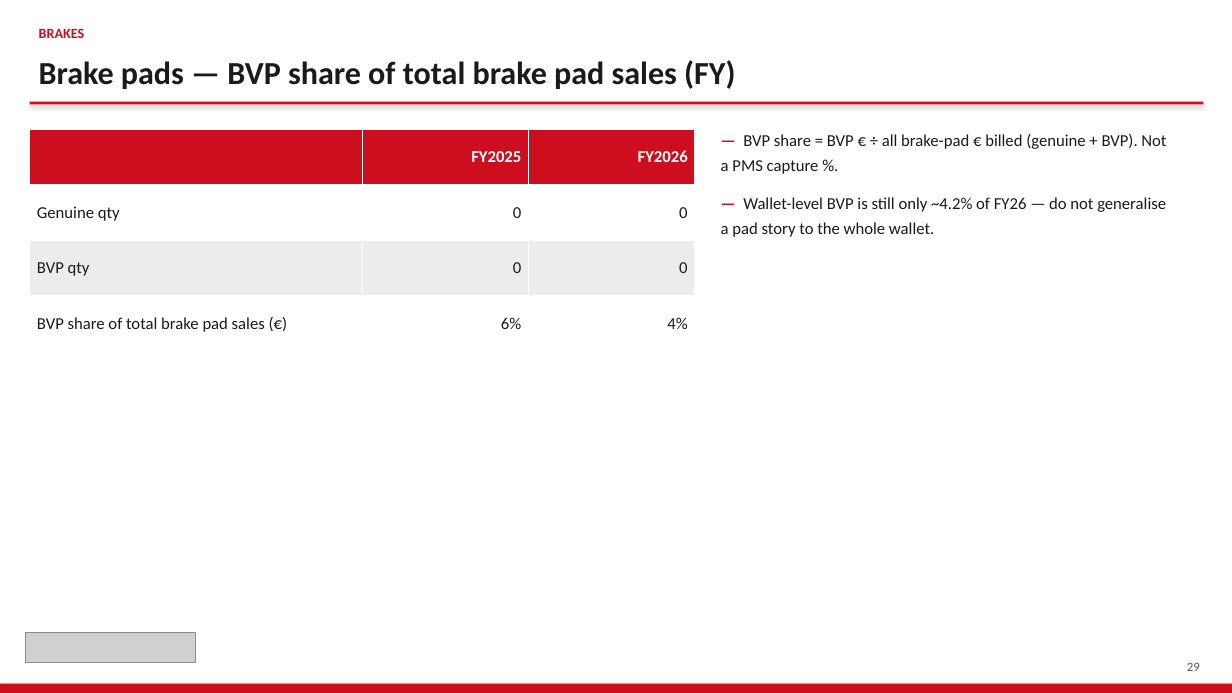
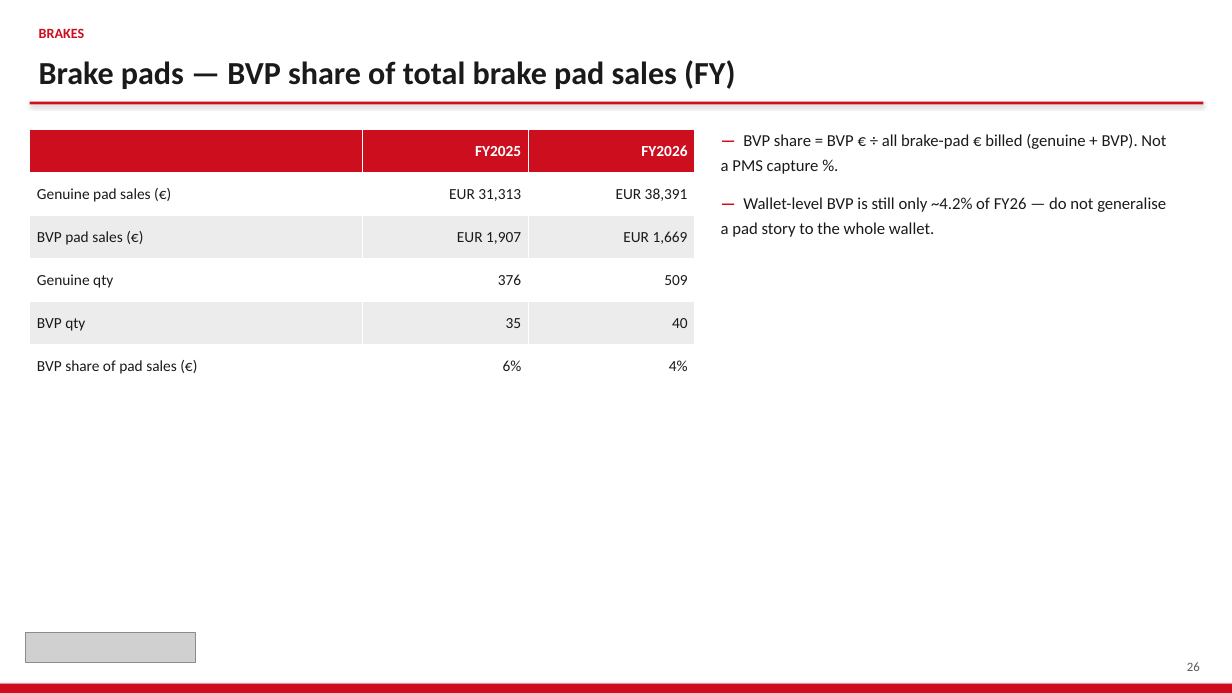
Before and after one commit to jeromio1987/ISZE, a slide deck: slide 26 of 09_meetings/IRELAND_Sales_Review_2026/ISZE_IRELAND_Sales_Review_FY2027.pptx (slide 29 before the commit). Drawn at 1232x693 pixels with LibreOffice and Linux fonts; fonts in the diff are those of the drawing; grey boxes stand for pictures. Boxes give left, top, right and bottom in pixels: in the first picture for what was removed or moved away, otherwise in the second. Text is boxed around its words. In the diff, an @@ line names an element or a change of style, - is before the commit and + after.

```diff
--- a/09_meetings/IRELAND_Sales_Review_2026/ISZE_IRELAND_Sales_Review_FY2027.pptx
+++ b/09_meetings/IRELAND_Sales_Review_2026/ISZE_IRELAND_Sales_Review_FY2027.pptx
@@ table at (30, 129, 695, 388) @@
-row 2: Genuine qty | 0 | 0
-row 3: BVP qty | 0 | 0
-row 4: BVP share of total brake pad sales (€) | 6% | 4%
+row 2: Genuine pad sales (€) | EUR 31,313 | EUR 38,391
+row 3: BVP pad sales (€) | EUR 1,907 | EUR 1,669
+row 4: Genuine qty | 376 | 509
+row 5: BVP qty | 35 | 40
+row 6: BVP share of pad sales (€) | 6% | 4%
@@ text at (1187, 662, 1200, 671): text changed @@
-29
+26
```
Also in this commit, not shown: 25 other slides changed, 1 slide added, 4 slides removed, 15 other files.
